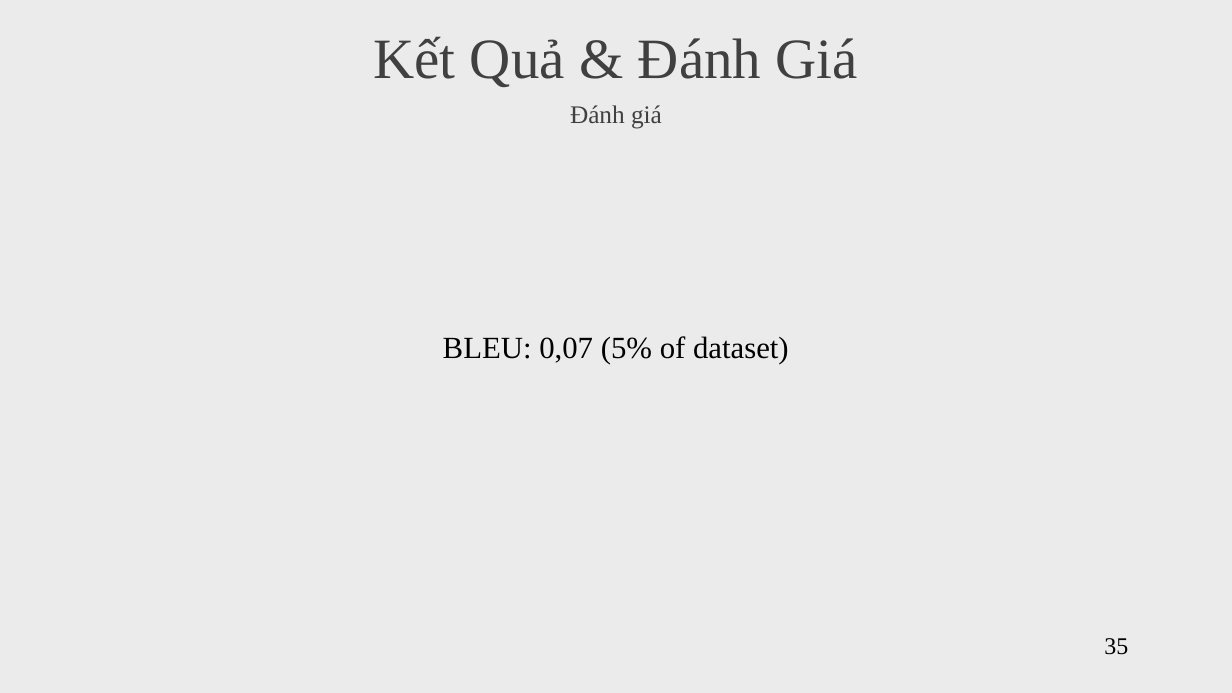
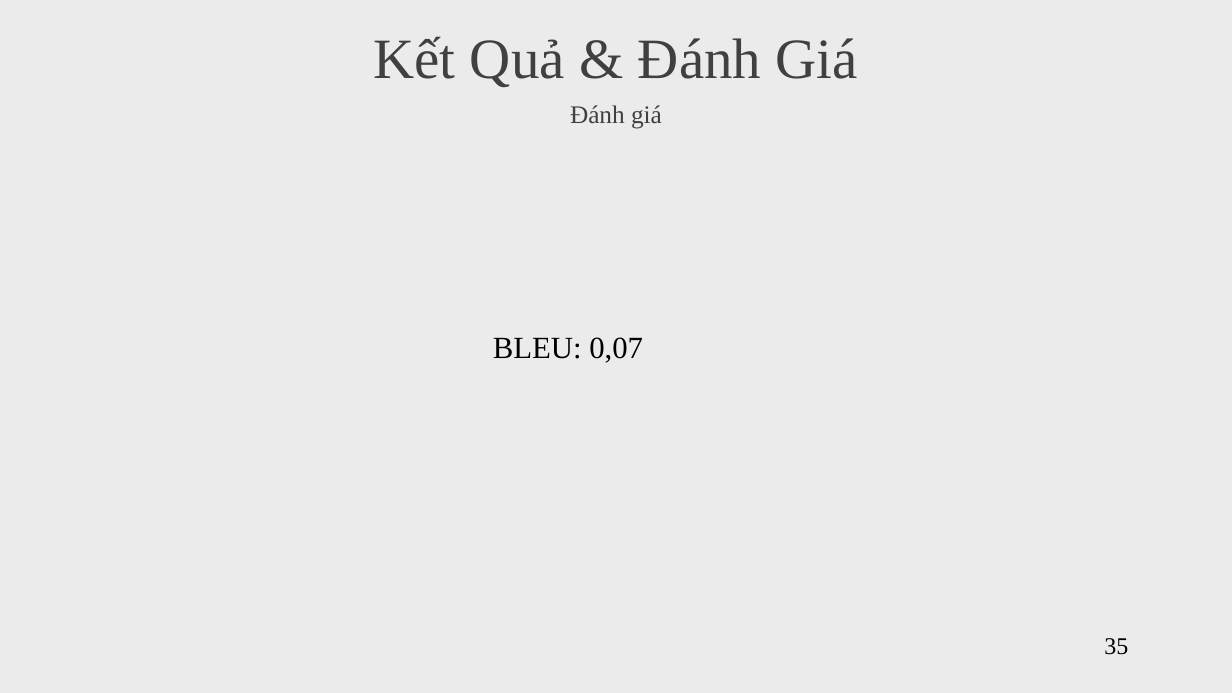
Before and after one commit to vanvibig/BaoCaoLuanVan, a slide deck: slide 35 of BaoCaoLuanVan_NguyenVanVi.pptx. Drawn at 1232x693 pixels with LibreOffice and Linux fonts; fonts in the diff are those of the drawing. Boxes give left, top, right and bottom in pixels: in the first picture for what was removed or moved away, otherwise in the second. Text is boxed around its words. In the diff, an @@ line names an element or a change of style, - is before the commit and + after.

```diff
--- a/BaoCaoLuanVan_NguyenVanVi.pptx
+++ b/BaoCaoLuanVan_NguyenVanVi.pptx
@@ text at bbox=[493, 337, 643, 363]: text changed @@
-BLEU: 0,07 (5% of dataset)
+BLEU: 0,07
```
Also in this commit, not shown: 6 other slides changed, 1 slide added, 3 other files.
